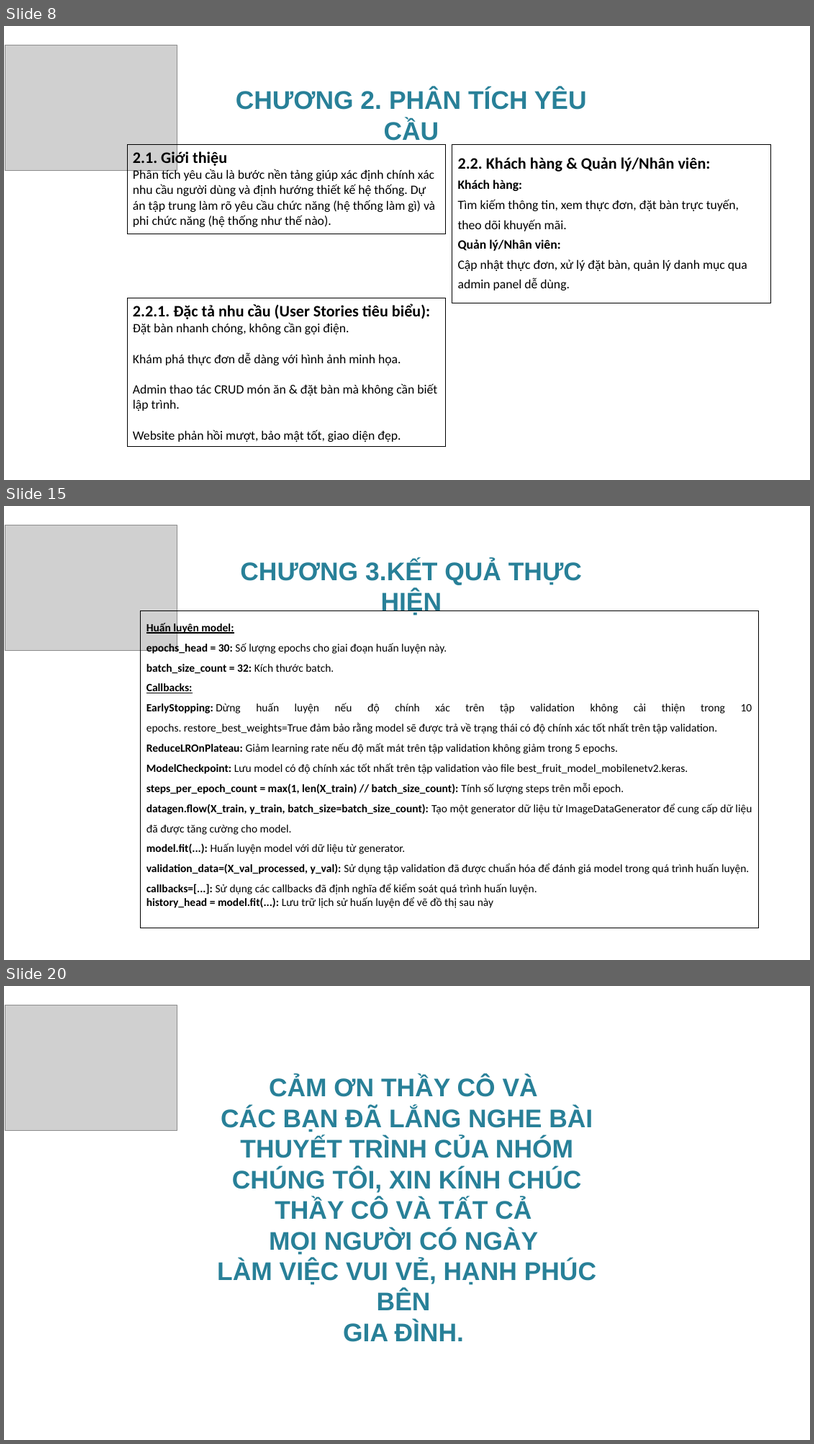
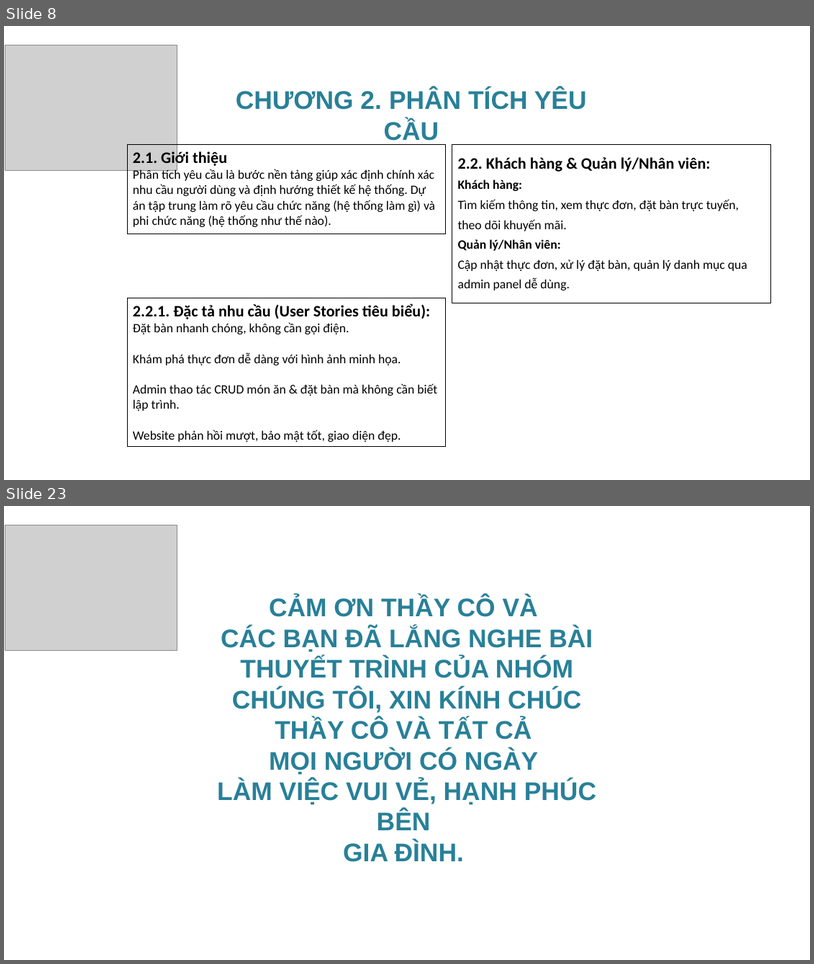
Before and after one commit to KyThuatTVU/DuAn-WebSiteNhaHang, a slide deck: BaoCaoKTM_NhomTripleCode/SlideBaoCaoKetThucMon_Nhom01.pptx. Shown one above the other, each under a label of ours: slides 8, 15 and 20 before the commit, slides 8 and 23 after it; the slides between them are not shown. The pictures are 814x1444 and 814x964 pixels, drawn with LibreOffice and Linux fonts; fonts in the diff are those of the drawing; grey boxes stand for pictures; background and template pictures are left out. Boxes give left, top, right and bottom in pixels: in the first picture for what was removed or moved away, otherwise in the second. Text is boxed around its words. In the diff, an @@ line names an element or a change of style, - is before the commit and + after.

```diff
--- a/BaoCaoKTM_NhomTripleCode/SlideBaoCaoKetThucMon_Nhom01.pptx
+++ b/BaoCaoKTM_NhomTripleCode/SlideBaoCaoKetThucMon_Nhom01.pptx
@@ slide 15 removed at (4, 506, 810, 960), background picture (left out) @@
@@ picture removed at (5, 525, 177, 650) @@
@@ text removed at (240, 560, 582, 615) @@
-CHƯƠNG 3.KẾT QUẢ THỰC HIỆN
@@ rectangle removed at (141, 611, 759, 927) @@
-Huấn luyện model:
-epochs_head = 30: Số lượng epochs cho giai đoạn huấn luyện này.
-batch_size_count = 32: Kích thước batch.
-Callbacks:
-EarlyStopping: Dừng huấn luyện nếu độ chính xác trên tập validation không cải thiện trong 10 epochs. restore_best_weights=True đảm bảo rằng model sẽ được trả về trạng thái có độ chính xác tốt nhất trên tập validation.
-ReduceLROnPlateau: Giảm learning rate nếu độ mất mát trên tập validation không giảm trong 5 epochs.
-ModelCheckpoint: Lưu model có độ chính xác tốt nhất trên tập validation vào file best_fruit_model_mobilenetv2.keras.
-steps_per_epoch_count = max(1, len(X_train) // batch_size_count): Tính số lượng steps trên mỗi epoch.
-datagen.flow(X_train, y_train, batch_size=batch_size_count): Tạo một generator dữ liệu từ ImageDataGenerator để cung cấp dữ liệu đã được tăng cường cho model.
-model.fit(...): Huấn luyện model với dữ liệu từ generator.
-validation_data=(X_val_processed, y_val): Sử dụng tập validation đã được chuẩn hóa để đánh giá model trong quá trình huấn luyện.
-callbacks=[...]: Sử dụng các callbacks đã định nghĩa để kiểm soát quá trình huấn luyện.
-history_head = model.fit(...): Lưu trữ lịch sử huấn luyện để vẽ đồ thị sau này
@@ what was slide 20 is now slide 23 @@
```
Also in this commit, not shown: 3 slides changed, 11 slides added, 7 other slides removed, 33 other files.
